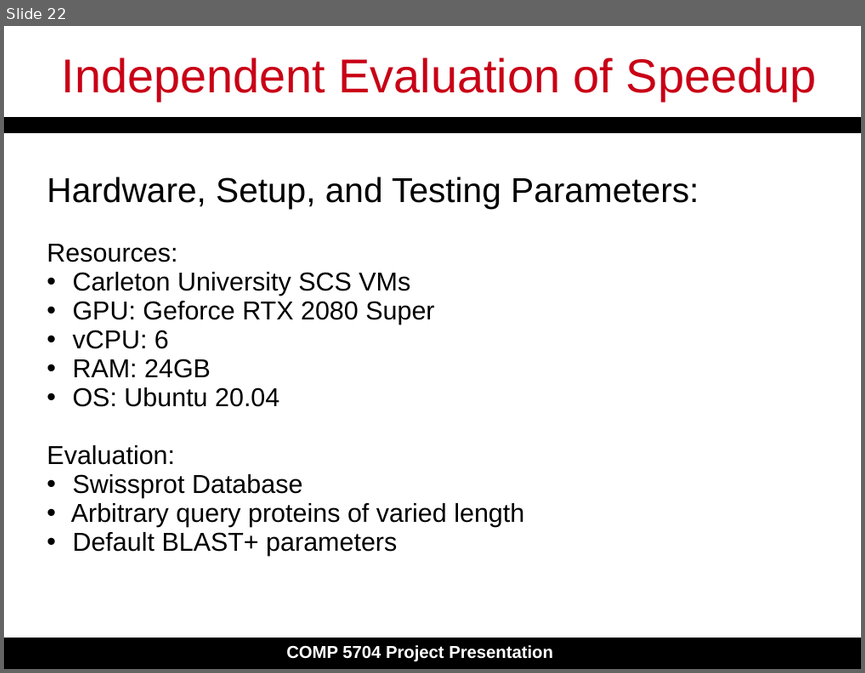
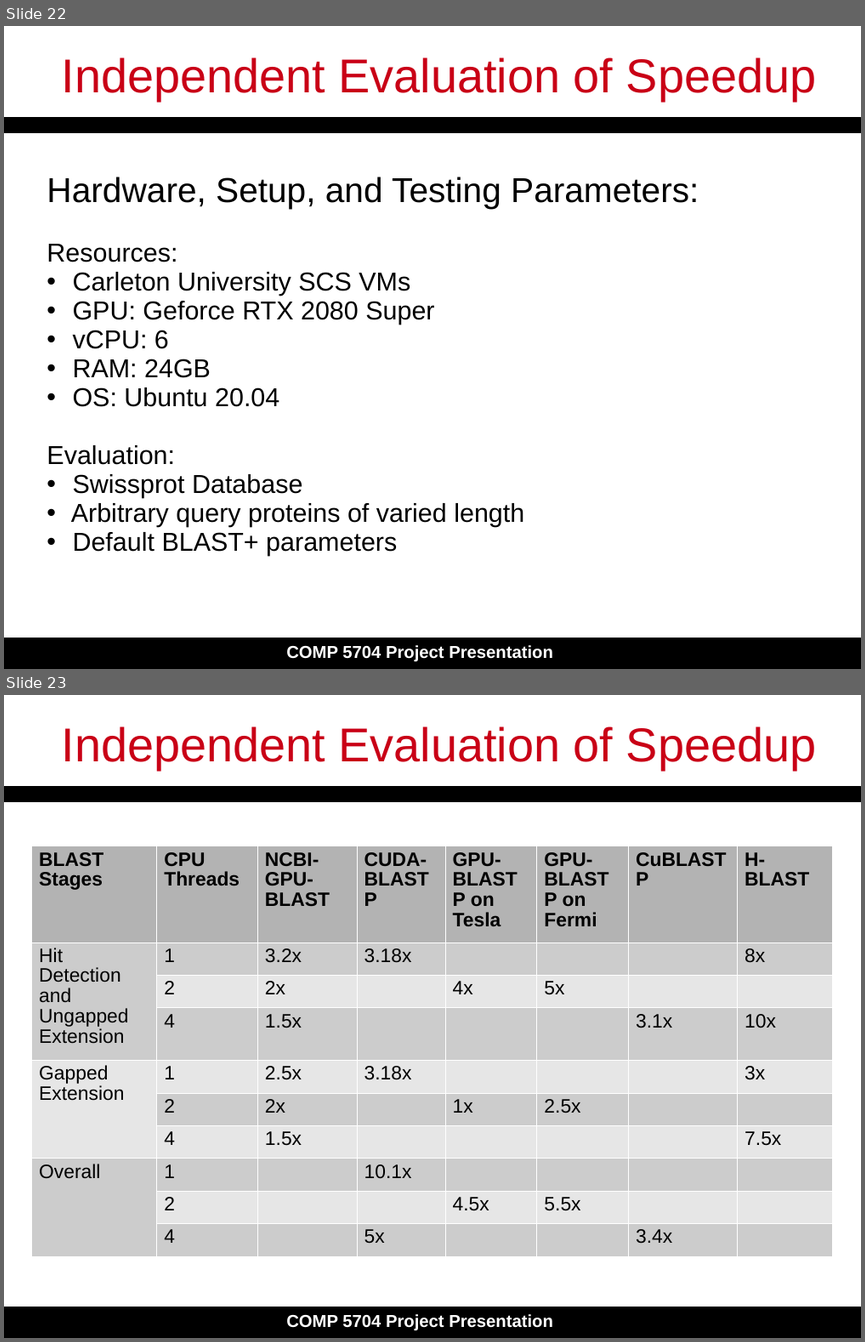
Before and after one commit to erixazerro/erixazerro.github.io, a slide deck: Slide_Presentation.ppt. Shown one above the other, each under a label of ours: slide 22 before the commit, slides 22 and 23 after it. The pictures are 865x673 and 865x1342 pixels, drawn with LibreOffice and Linux fonts; fonts in the diff are those of the drawing. Boxes give left, top, right and bottom in pixels: in the first picture for what was removed or moved away, otherwise in the second. Text is boxed around its words. In the diff, an @@ line names an element or a change of style, - is before the commit and + after.

```diff
--- a/Slide_Presentation.ppt
+++ b/Slide_Presentation.ppt
@@ slide 23 added at [4,695,861,1338], background #FFFFFF; not listed: 3 template elements that a slide beside it also shows @@
@@ text added at [62,726,817,770], 44 pt, text #C90016 @@
+Independent Evaluation of Speedup
@@ table added at [31,845,834,1247], 10 rows, 8 columns @@
+BLAST Stages | CPU Threads | NCBI-GPU-BLAST | CUDA-BLASTP | GPU-BLASTP on Tesla | GPU-BLASTP on Fermi | CuBLASTP | H-BLAST
+Hit Detection and Ungapped Extension | 1 | 3.2x | 3.18x |  |  |  | 8x
+ | 2 | 2x |  | 4x | 5x |  | 
+ | 4 | 1.5x |  |  |  | 3.1x | 10x
+Gapped Extension | 1 | 2.5x | 3.18x |  |  |  | 3x
+ | 2 | 2x |  | 1x | 2.5x |  | 
+ | 4 | 1.5x |  |  |  |  | 7.5x
+Overall | 1 |  | 10.1x |  |  |  | 
+ | 2 |  |  | 4.5x | 5.5x |  | 
+ | 4 |  | 5x |  |  | 3.4x | 
```
Also in this commit, not shown: 8 slides changed, 1 other slide added.
